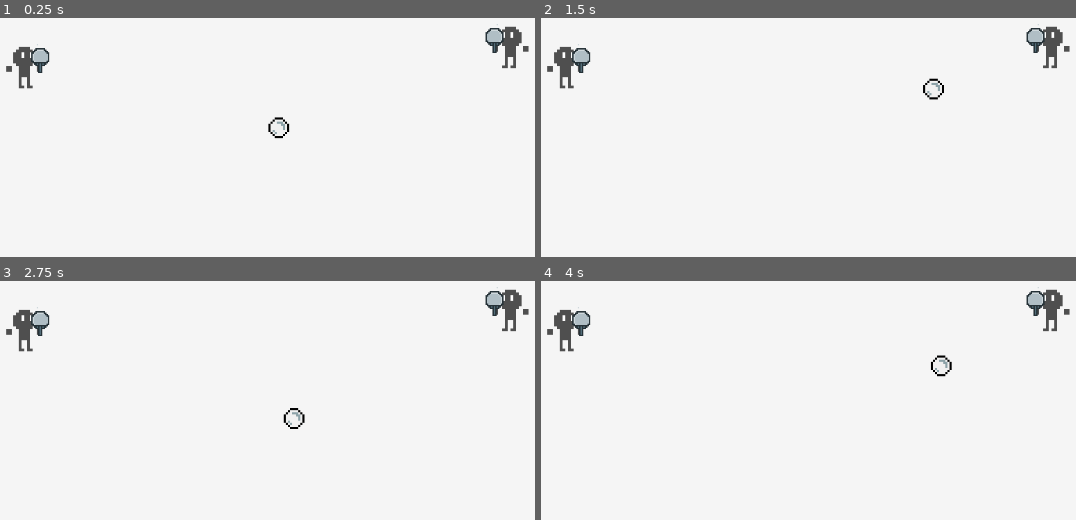
Above: before the commit, frames 1-4 (two rows, left to right).
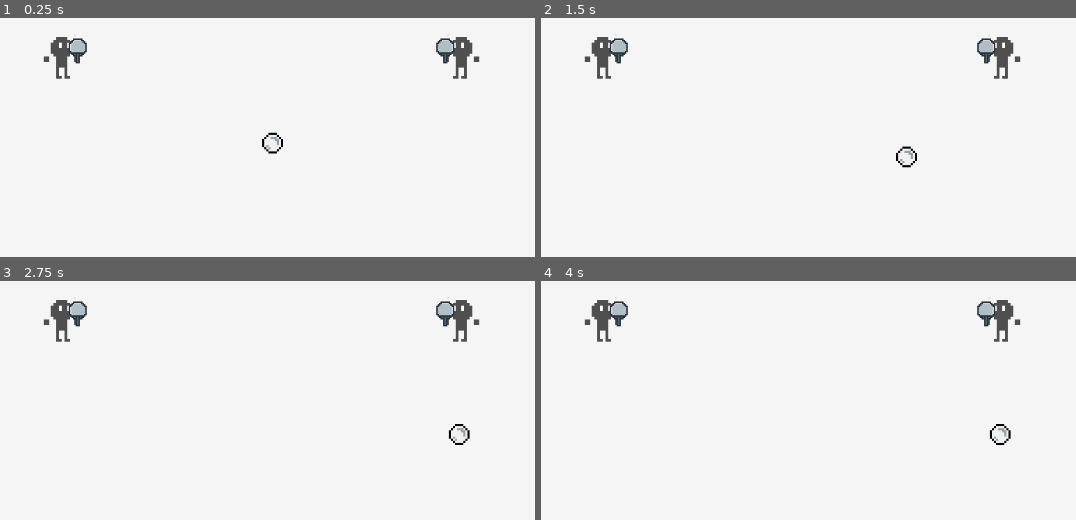
Above: after the commit, the same moments.

Repository: xharris/pongplus
Game: Godot game, scene res://entities/game/game.tscn
Same seed, same stepped clock (60 frames per second), same inputs: the game is played once before the commit and once after it.
Inputs:
- Up to frame 1 (0.25 s): no input
- Up to frame 2 (1.5 s): no input
- Up to frame 3 (2.75 s): no input
- Up to frame 4 (4 s): no input

The runs differ from the first frame. In frame 1, 3.1% of the frame differs, in the area x 1-99%, y 2-57%; in frame 2, 3.2%; in frame 3, 3.2%, in the area x 1-99%, y 2-69%; in frame 4, 3.2%.

Commit message:
adds platform group

Diff:
--- a/components/character/character.gd
+++ b/components/character/character.gd
@@ -3,6 +3,9 @@
 
 @onready var animation_player: AnimationPlayer = $AnimationPlayer
 @onready var sprite: Node2D = %Sprite
+@onready var weapon: Node2D = %Weapon
+
+var _log = Logger.new("character")
 
 func charge_attack():
     animation_player.stop(true)
@@ -21,3 +24,8 @@
 
 func face_left():
     sprite.scale.x = -1
+
+func set_weapon_color(color: Color = Color.WHITE, value: float = 0):
+    var material: ShaderMaterial = weapon.material
+    material.set_shader_parameter("flash_color", color)
+    material.set_shader_parameter("flash_value", value)
--- a/components/character/character.tscn
+++ b/components/character/character.tscn
@@ -1,8 +1,9 @@
-[gd_scene load_steps=8 format=3 uid="uid://bjkuareenbkbr"]
+[gd_scene load_steps=10 format=3 uid="uid://bjkuareenbkbr"]
 
 [ext_resource type="Script" uid="uid://bgdma65cv48rr" path="res://components/character/character.gd" id="1_5xa0e"]
 [ext_resource type="Texture2D" uid="uid://4kv4y3se5d1p" path="res://components/character/blank.png" id="1_335n2"]
 [ext_resource type="Texture2D" uid="uid://bblg1e2sq302m" path="res://components/character/hand.png" id="2_5xa0e"]
+[ext_resource type="Shader" uid="uid://rplul367lpoj" path="res://components/character/colorize.gdshader" id="4_5pm8e"]
 [ext_resource type="Texture2D" uid="uid://wvn8jbxvslbo" path="res://components/character/paddle.png" id="4_p1osb"]
 
 [sub_resource type="Animation" id="Animation_5pm8e"]
@@ -139,6 +140,12 @@
 &"attack": SubResource("Animation_p1osb")
 }
 
+[sub_resource type="ShaderMaterial" id="ShaderMaterial_uqrhf"]
+resource_local_to_scene = true
+shader = ExtResource("4_5pm8e")
+shader_parameter/flash_color = Color(0, 0, 0, 1)
+shader_parameter/flash_value = 0.0
+
 [node name="Character" type="Node2D"]
 script = ExtResource("1_5xa0e")
 
@@ -199,10 +206,12 @@
 hframes = 3
 
 [node name="Weapon" type="Node2D" parent="."]
-position = Vector2(14, -13.8564)
-rotation = -1.0472
+unique_name_in_owner = true
+material = SubResource("ShaderMaterial_uqrhf")
+position = Vector2(22, -5.79198e-05)
 
 [node name="WeaponSprite" type="Sprite2D" parent="Weapon"]
+use_parent_material = true
 scale = Vector2(2, 2)
 texture = ExtResource("4_p1osb")
 offset = Vector2(0, -7)
--- /dev/null
+++ b/components/character/colorize.gdshader
@@ -0,0 +1,10 @@
+shader_type canvas_item;
+
+uniform vec4 flash_color : source_color;
+uniform float flash_value : hint_range(0.0, 1.0, 0.1);
+
+void fragment() {
+	vec4 texture_color = texture(TEXTURE, UV);
+	COLOR = mix(texture_color, flash_color, flash_value);
+	COLOR.a = texture_color.a;
+}
--- a/components/missile/default_duration_curve.tres
+++ b/components/missile/default_duration_curve.tres
@@ -1,6 +1,6 @@
 [gd_resource type="Curve" format=3 uid="uid://bkxji5e8l7bx6"]
 
 [resource]
-_data = [Vector2(0, 0.2), 0.0, 0.8, 0, 1, Vector2(1, 1), 0.0, 0.0, 0, 0]
+_data = [Vector2(0, 0.2), 0.0, 0.8, 0, 1, Vector2(1, 1), 0.8, 0.0, 1, 0]
 point_count = 2
 metadata/_snap_enabled = true
--- a/components/missile/missile.gd
+++ b/components/missile/missile.gd
@@ -48,7 +48,6 @@
     _tween = create_tween()
     _tween.set_process_mode(Tween.TWEEN_PROCESS_PHYSICS)
     _tween.set_trans(Tween.TRANS_LINEAR)
-    _tween.set_ease(Tween.EASE_OUT)
     _tween.tween_method(
         func(p):
             missile_position = curve.sample(0, p),
--- a/components/platform/platform.gd
+++ b/components/platform/platform.gd
@@ -1,61 +1,11 @@
 extends Node2D
 class_name Platform
 
-class Group:
-    var index: int
-    ## ordered from top to bottom
-    var platforms: Array[Platform]
-
 static var _static_log = Logger.new("platform")
-static var groups: Array[Group]
-
-static func refresh_group_indexes():
-    var platforms: Array[Platform]
-    platforms.assign(
-        Engine.get_main_loop().root.get_tree().get_nodes_in_group(Groups.PLATFORM)
-    )
-    for p in platforms:
-        p.group_index = 0
-    var index = 1
-    for p in platforms:
-        if not p._spread_group_index(index):
-            index += 1
-    # create platform groups
-    groups.clear()
-    for i in index - 1:
-        var group = Group.new()
-        groups.append(group)
-        group.index = i + 1
-        # add paltforms in this group
-        for p in platforms:
-            if p.group_index == group.index:
-                group.platforms.append(p)
-        # sort from top to bottom
-        group.platforms.sort_custom(func(a: Platform, b: Platform):
-            return a.global_position.y <= b.global_position.y)
-    _static_log.debug("refreshed group indexes, groups=%d" % [groups.size()])
 
 var _log = Logger.new("platform")
 @export var up: Platform
 @export var down: Platform
-var group_index: int
 
 func _ready() -> void:
     add_to_group(Groups.PLATFORM)
-    refresh_group_indexes()
-
-func _spread_group_index(index: int) -> bool:
-    if group_index == index:
-        return false
-    group_index = index
-    if up:
-        up._spread_group_index(index)
-    if down:
-        down._spread_group_index(index)
-    return true
-
-func index_in_group() -> int:
-    for g in groups:
-        if g.index == group_index:
-            return g.platforms.find(self)
-    return -1
--- /dev/null
+++ b/components/platform/platform_group.gd
@@ -0,0 +1,43 @@
+extends Node2D
+class_name PlatformGroup
+
+static func get_group(platform: Platform) -> PlatformGroup:
+    for g: PlatformGroup in platform.get_tree().get_nodes_in_group(Groups.PLATFORM_GROUP):
+        if g.platforms.has(platform):
+            return g
+    return null
+
+@export var position_strategy: PositionStrategy
+var platforms: Array[Platform]
+var center: Vector2:
+    get:
+        if platforms.size() == 0:
+            return Vector2.ZERO
+        var out: Vector2
+        for p in platforms:
+            out += p.global_position
+        return out / platforms.size()
+
+func _ready() -> void:
+    add_to_group(Groups.PLATFORM_GROUP)
+    update_platforms()
+
+func update_platforms():
+    platforms.clear()
+    for c in find_children('*'):
+        if c is Platform:
+            platforms.append(c)
+    platforms.sort_custom(func(a: Platform, b: Platform):
+        return a.global_position.y < b.global_position.y)
+    # connect platforms
+    for i in platforms.size() - 1:
+        var top: Platform = platforms[i]
+        var bottom: Platform = platforms[i+1]
+        if bottom:
+            top.down = bottom
+            bottom.up = top
+        # set platform position
+        if position_strategy:
+            top.position = position_strategy.get_position(i)
+            if bottom:
+                bottom.position = position_strategy.get_position(i+1)
--- /dev/null
+++ b/components/platform/platform_group.tscn
@@ -0,0 +1,6 @@
+[gd_scene load_steps=2 format=3 uid="uid://bs3v4d5sf6lgh"]
+
+[ext_resource type="Script" uid="uid://c7pyip5fxqxrc" path="res://components/platform/platform_group.gd" id="1_852o0"]
+
+[node name="PlatformGroup" type="Node2D"]
+script = ExtResource("1_852o0")
--- /dev/null
+++ b/components/position_strategy/position_strategy.gd
@@ -0,0 +1,14 @@
+extends Resource
+class_name PositionStrategy
+
+var nodes: Array[Node2D]
+
+static func to_2d(i: int, columns: int) -> Vector2i:
+    return Vector2i(i / columns, i % columns)
+
+static func get_current_scene() -> Node:
+    return Engine.get_main_loop().current_scene
+
+## Override
+func get_position(index: int) -> Vector2:
+    return Vector2.ZERO
--- /dev/null
+++ b/components/position_strategy/strategies/grid.gd
@@ -0,0 +1,17 @@
+extends PositionStrategy
+class_name GridPositionStrategy
+
+var _log = Logger.new("grid_position_strategy")
+## rows/columns
+@export var size: Vector2 = Vector2.ONE
+## row/column offset
+@export var offset: Vector2i = Vector2.ZERO
+
+func get_position(i: int) -> Vector2:
+    var pos: Vector2i = to_2d(i, size.y)
+    pos += offset
+    var view_size = get_current_scene().get_viewport().get_visible_rect().size
+    var cell_size = view_size / size
+    var out = Vector2(pos) * cell_size
+    _log.debug("i=%d pos=%v out=%v" % [i, pos, out])
+    return out
--- a/entities/game/game.tscn
+++ b/entities/game/game.tscn
@@ -1,8 +1,8 @@
 [gd_scene load_steps=9 format=3 uid="uid://nwggbimfhwtc"]
 
-[ext_resource type="PackedScene" uid="uid://cfckcjj77ft5n" path="res://components/platform/platform.tscn" id="1_5xshk"]
 [ext_resource type="Script" uid="uid://d4drjhi2ttmd7" path="res://entities/game/game.gd" id="1_pxw13"]
 [ext_resource type="PackedScene" uid="uid://df1ed1c6hg78a" path="res://entities/player/player.tscn" id="2_j054j"]
+[ext_resource type="PackedScene" uid="uid://b1p04oipvkp57" path="res://levels/space/space.tscn" id="2_pxw13"]
 [ext_resource type="PackedScene" uid="uid://cd6xno3u30o4r" path="res://entities/ball/ball.tscn" id="3_bbd0t"]
 [ext_resource type="Resource" uid="uid://d243gfh81ut2o" path="res://resources/player_controller_configs/player1.tres" id="3_vjvwb"]
 [ext_resource type="Resource" uid="uid://bjvscjrt5oohf" path="res://resources/player_controller_configs/player2.tres" id="4_vbwj1"]
@@ -12,21 +12,7 @@
 [node name="Game" type="Node2D"]
 script = ExtResource("1_pxw13")
 
-[node name="PlatformL1" parent="." node_paths=PackedStringArray("down") instance=ExtResource("1_5xshk")]
-position = Vector2(234, 176)
-down = NodePath("../PlatformL2")
-
-[node name="PlatformL2" parent="." node_paths=PackedStringArray("up") instance=ExtResource("1_5xshk")]
-position = Vector2(234, 420)
-up = NodePath("../PlatformL1")
-
-[node name="PlatformR1" parent="." node_paths=PackedStringArray("down") instance=ExtResource("1_5xshk")]
-position = Vector2(935, 147)
-down = NodePath("../PlatformR2")
-
-[node name="PlatformR2" parent="." node_paths=PackedStringArray("up") instance=ExtResource("1_5xshk")]
-position = Vector2(938, 424)
-up = NodePath("../PlatformR1")
+[node name="Space" parent="." instance=ExtResource("2_pxw13")]
 
 [node name="Player1" parent="." instance=ExtResource("2_j054j")]
 position = Vector2(39, 57)
--- a/entities/player/player.gd
+++ b/entities/player/player.gd
@@ -17,6 +17,7 @@
 
 var ball_hit_direction: BallDirection = BallDirection.STRAIGHT
 var hitbox_timer: Timer
+var _flash_timer: Timer
 
 func accept(v: Visitor):
     if v is PlayerVisitor:
@@ -80,6 +81,7 @@
     if parent is Ball:
         _log.debug("I hit %s" % [parent])
         camera.shake(Vector2(4, 0))
+        flash_weapon(0.2, Color.WHITE, 0.75)
         # get last platform targeted
         var targets = parent.missile.target_history.duplicate()
         targets.reverse()
@@ -96,20 +98,15 @@
                 ])
             return
         # get same index platform in group
-        var index_in_group = platform.index_in_group()
-        if index_in_group < 0:
-            _log.warn("current platform is not in a group")
+        var last_group = PlatformGroup.get_group(platform)
+        if not last_group:
+            _log.warn("platform is not part of a group: %s" % [platform])
             return
-        # get a different group
-        var groups: Array[Platform.Group]
-        for g in Platform.groups:
-            if g.index != platform.group_index:
-                groups.append(g)
-        if groups.is_empty():
-            _log.warn("no other platform groups found")
-            return
-
-        var group: Platform.Group = groups.pick_random()
+        var groups: Array[PlatformGroup]
+        groups.assign(get_tree().get_nodes_in_group(Groups.PLATFORM_GROUP))
+        groups.erase(last_group)
+        var group: PlatformGroup = groups.pick_random()
+        var index_in_group = last_group.platforms.find(platform)
         var opposite_platform = group.platforms[clampi(index_in_group, 0, group.platforms.size()-1)]
         # get next platform to target
         match ball_hit_direction:
@@ -119,15 +116,27 @@
                 parent.next_missile_target = opposite_platform.down
             _:
                 parent.next_missile_target = opposite_platform
-
         # move to it
         _log.debug("Ball next target: from %s to %s" % [platform, parent.next_missile_target])
         parent.missile_path_next_target()
-
         for a in abilities:
             _log.debug("using ability %s" % [a.name])
             Visitor.visit(self, a.on_me_hit_ball)
             Visitor.visit(parent, a.on_me_hit_ball)
+    ball_hit_direction = BallDirection.STRAIGHT
+
+func flash_weapon(duration: float, color: Color = Color.WHITE, constrast: float = 1.0):
+    character.set_weapon_color(color, constrast)
+    if _flash_timer:
+        remove_child(_flash_timer)
+    _flash_timer = Timer.new()
+    _flash_timer.wait_time = duration
+    _flash_timer.autostart = true
+    _flash_timer.timeout.connect(_on_flash_weapon_finished)
+    add_child(_flash_timer)
+
+func _on_flash_weapon_finished():
+    character.set_weapon_color()
 
 ## Is currently in the middle of an attack
 func is_attack_locked():
--- a/groups.gd
+++ b/groups.gd
@@ -2,6 +2,7 @@
 class_name Groups
 
 const PLATFORM = &"platform"
+const PLATFORM_GROUP = &"platform_group"
 const MISSILE_TARGET = &"missile_target"
 const HITBOX = &"hitbox"
 const BALL = &"ball"
--- /dev/null
+++ b/levels/space/platform_position_left.tres
@@ -0,0 +1,10 @@
+[gd_resource type="Resource" script_class="GridPositionStrategy" load_steps=2 format=3 uid="uid://dk1aywv3knvii"]
+
+[ext_resource type="Script" uid="uid://clv1db5jxmtnk" path="res://components/position_strategy/strategies/grid.gd" id="1_oeyed"]
+
+[resource]
+script = ExtResource("1_oeyed")
+size = Vector2(4, 4)
+offset = Vector2i(1, 1)
+flip_h = false
+metadata/_custom_type_script = "uid://clv1db5jxmtnk"
--- /dev/null
+++ b/levels/space/platform_position_right.tres
@@ -0,0 +1,9 @@
+[gd_resource type="Resource" script_class="GridPositionStrategy" load_steps=2 format=3 uid="uid://chanhih3qbpux"]
+
+[ext_resource type="Script" uid="uid://clv1db5jxmtnk" path="res://components/position_strategy/strategies/grid.gd" id="1_l6ygr"]
+
+[resource]
+script = ExtResource("1_l6ygr")
+size = Vector2(4, 4)
+offset = Vector2i(3, 1)
+metadata/_custom_type_script = "uid://clv1db5jxmtnk"
--- /dev/null
+++ b/levels/space/space.tscn
@@ -0,0 +1,30 @@
+[gd_scene load_steps=5 format=3 uid="uid://b1p04oipvkp57"]
+
+[ext_resource type="Script" uid="uid://c7pyip5fxqxrc" path="res://components/platform/platform_group.gd" id="1_jraqu"]
+[ext_resource type="Resource" uid="uid://dk1aywv3knvii" path="res://levels/space/platform_position_left.tres" id="2_ivyi0"]
+[ext_resource type="PackedScene" uid="uid://cfckcjj77ft5n" path="res://components/platform/platform.tscn" id="3_4l3f4"]
+[ext_resource type="Resource" uid="uid://chanhih3qbpux" path="res://levels/space/platform_position_right.tres" id="4_5qrbm"]
+
+[node name="Space" type="Node2D"]
+
+[node name="Left" type="Node2D" parent="."]
+script = ExtResource("1_jraqu")
+position_strategy = ExtResource("2_ivyi0")
+metadata/_custom_type_script = "uid://c7pyip5fxqxrc"
+
+[node name="Platform" parent="Left" instance=ExtResource("3_4l3f4")]
+
+[node name="Platform2" parent="Left" instance=ExtResource("3_4l3f4")]
+
+[node name="Platform3" parent="Left" instance=ExtResource("3_4l3f4")]
+
+[node name="Right" type="Node2D" parent="."]
+script = ExtResource("1_jraqu")
+position_strategy = ExtResource("4_5qrbm")
+metadata/_custom_type_script = "uid://c7pyip5fxqxrc"
+
+[node name="Platform" parent="Right" instance=ExtResource("3_4l3f4")]
+
+[node name="Platform2" parent="Right" instance=ExtResource("3_4l3f4")]
+
+[node name="Platform3" parent="Right" instance=ExtResource("3_4l3f4")]
Not shown, added: components/character/colorize.gdshader.uid
Not shown, added: components/platform/platform_group.gd.uid
Not shown, added: components/position_strategy/position_strategy.gd.uid
Not shown, added: components/position_strategy/strategies/grid.gd.uid
Binary file removed: entities/game/ball.png
Not shown, removed: entities/game/ball.png.import
